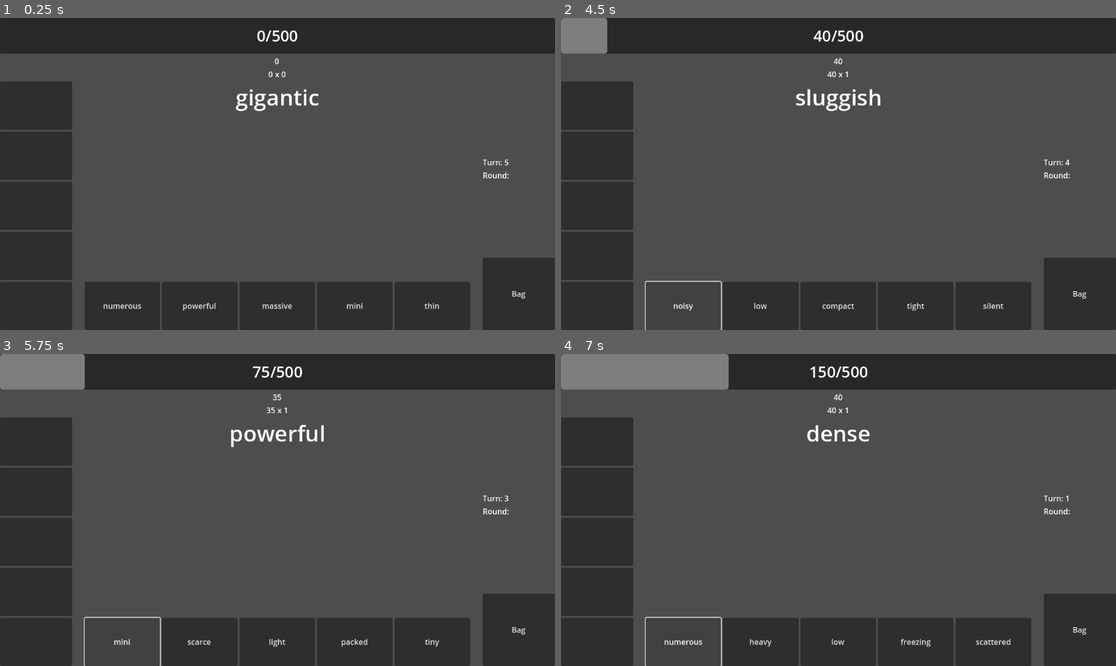
Above: before the commit, frames 1-4 (two rows, left to right).
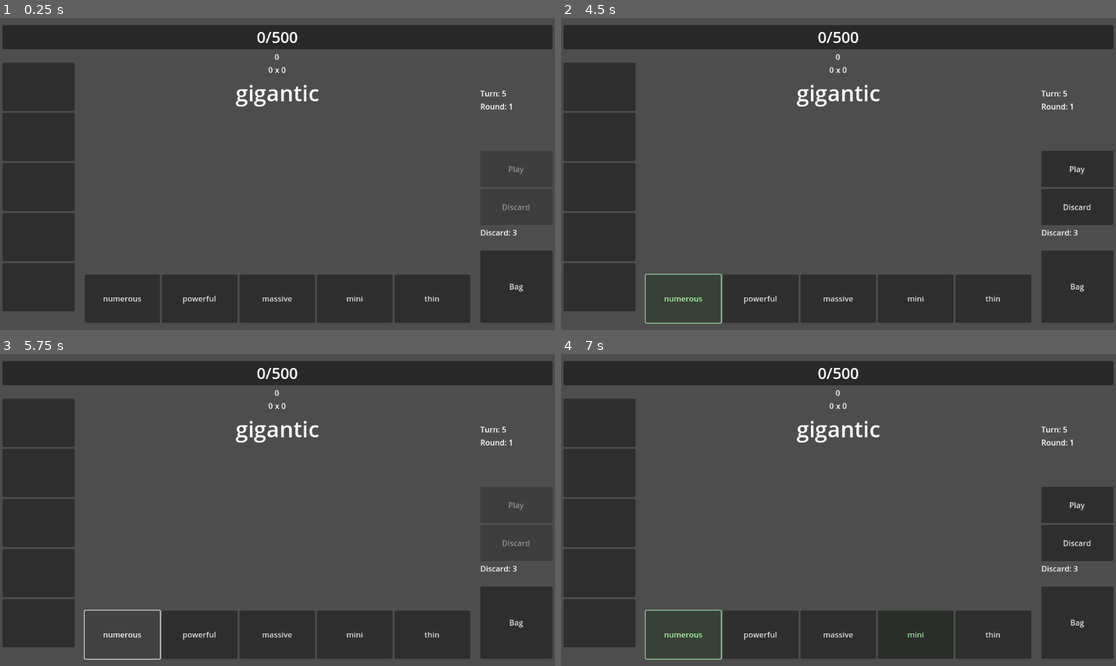
Above: after the commit, the same moments.

Repository: BMinh166/english-game-learning
Game: Godot game, scene res://scenes/Main.tscn
Same seed, same stepped clock (60 frames per second), same inputs: the game is played once before the commit and once after it.
Inputs (mouse positions are in pixels of both pictures, inside the frame that each line leads up to):
- Up to frame 1 (0.25 s): no input
- Up to frame 2 (4.5 s): click (599, 105) at 0.52 s; click (599, 155) at 1.27 s; click (599, 205) at 2.02 s; click (599, 255) at 2.77 s; click (599, 305) at 3.52 s; click "numerous" at 4.25 s
- Up to frame 3 (5.75 s): click (122, 641) at 5 s, where only the run before the commit has a clickable "noisy"
- Up to frame 4 (7 s): click "mini" at 5.75 s; click (683, 641) at 6.5 s, where only the run before the commit has a clickable "packed"

The runs differ from the first frame. In frame 1, 11% of the frame differs, in the area x 0-100%, y 0-100%; in frame 2, 15%; in frame 3, 12%; in frame 4, 16%.

Commit message:
finish core gameloop

Diff:
--- a/scenes/BagPopup.tscn
+++ b/scenes/BagPopup.tscn
@@ -39,12 +39,25 @@
 theme_override_constants/margin_right = 10
 theme_override_constants/margin_bottom = 10
 
-[node name="ScrollContainer" type="ScrollContainer" parent="MarginContainer/Panel/MarginContainer"]
+[node name="VBoxContainer" type="VBoxContainer" parent="MarginContainer/Panel/MarginContainer"]
 layout_mode = 2
+
+[node name="CloseButton" type="Button" parent="MarginContainer/Panel/MarginContainer/VBoxContainer"]
+custom_minimum_size = Vector2(75, 50)
+layout_mode = 2
+size_flags_horizontal = 0
+text = "Back
+"
+
+[node name="ScrollContainer" type="ScrollContainer" parent="MarginContainer/Panel/MarginContainer/VBoxContainer"]
+layout_mode = 2
+size_flags_vertical = 3
 horizontal_scroll_mode = 0
 
-[node name="BagContainer" type="GridContainer" parent="MarginContainer/Panel/MarginContainer/ScrollContainer"]
+[node name="BagContainer" type="GridContainer" parent="MarginContainer/Panel/MarginContainer/VBoxContainer/ScrollContainer"]
 layout_mode = 2
 size_flags_horizontal = 3
 size_flags_vertical = 3
 columns = 4
+
+[connection signal="pressed" from="MarginContainer/Panel/MarginContainer/VBoxContainer/CloseButton" to="." method="_on_close_button_pressed"]
--- a/scenes/Main.tscn
+++ b/scenes/Main.tscn
@@ -19,19 +19,26 @@
 grow_horizontal = 2
 grow_vertical = 2
 
-[node name="Main" type="VBoxContainer" parent="Control"]
+[node name="MarginContainer" type="MarginContainer" parent="Control"]
 layout_mode = 1
 anchors_preset = 15
 anchor_right = 1.0
 anchor_bottom = 1.0
 grow_horizontal = 2
 grow_vertical = 2
-
-[node name="Panel" type="Panel" parent="Control/Main"]
-layout_mode = 2
-size_flags_vertical = 3
-
-[node name="ProgressBar" type="ProgressBar" parent="Control/Main/Panel"]
+theme_override_constants/margin_left = 5
+theme_override_constants/margin_top = 15
+theme_override_constants/margin_right = 5
+theme_override_constants/margin_bottom = 15
+
+[node name="Main" type="VBoxContainer" parent="Control/MarginContainer"]
+layout_mode = 2
+
+[node name="Panel" type="Panel" parent="Control/MarginContainer/Main"]
+custom_minimum_size = Vector2(0, 50)
+layout_mode = 2
+
+[node name="ProgressBar" type="ProgressBar" parent="Control/MarginContainer/Main/Panel"]
 custom_minimum_size = Vector2(0, 40)
 layout_mode = 1
 anchors_preset = 15
@@ -42,7 +49,7 @@
 value = 50.0
 show_percentage = false
 
-[node name="ProgressScore" type="Label" parent="Control/Main/Panel"]
+[node name="ProgressScore" type="Label" parent="Control/MarginContainer/Main/Panel"]
 layout_mode = 1
 anchors_preset = 15
 anchor_right = 1.0
@@ -54,126 +61,146 @@
 horizontal_alignment = 1
 vertical_alignment = 1
 
-[node name="ScoreBar" type="CenterContainer" parent="Control/Main"]
-layout_mode = 2
-
-[node name="ScoreContainer" type="VBoxContainer" parent="Control/Main/ScoreBar"]
-layout_mode = 2
-
-[node name="Score" type="Label" parent="Control/Main/ScoreBar/ScoreContainer"]
+[node name="Body" type="HBoxContainer" parent="Control/MarginContainer/Main"]
+layout_mode = 2
+size_flags_vertical = 3
+
+[node name="LeftItemBar" type="VBoxContainer" parent="Control/MarginContainer/Main/Body"]
+custom_minimum_size = Vector2(150, 0)
+layout_mode = 2
+size_flags_vertical = 4
+
+[node name="Button" type="Button" parent="Control/MarginContainer/Main/Body/LeftItemBar"]
+custom_minimum_size = Vector2(0, 100)
+layout_mode = 2
+
+[node name="Button2" type="Button" parent="Control/MarginContainer/Main/Body/LeftItemBar"]
+custom_minimum_size = Vector2(0, 100)
+layout_mode = 2
+
+[node name="Button3" type="Button" parent="Control/MarginContainer/Main/Body/LeftItemBar"]
+custom_minimum_size = Vector2(0, 100)
+layout_mode = 2
+
+[node name="Button4" type="Button" parent="Control/MarginContainer/Main/Body/LeftItemBar"]
+custom_minimum_size = Vector2(0, 100)
+layout_mode = 2
+
+[node name="Button5" type="Button" parent="Control/MarginContainer/Main/Body/LeftItemBar"]
+custom_minimum_size = Vector2(0, 100)
+layout_mode = 2
+
+[node name="CenterArea" type="VBoxContainer" parent="Control/MarginContainer/Main/Body"]
+layout_mode = 2
+size_flags_horizontal = 3
+
+[node name="ScoreBar" type="CenterContainer" parent="Control/MarginContainer/Main/Body/CenterArea"]
+layout_mode = 2
+
+[node name="ScoreContainer" type="VBoxContainer" parent="Control/MarginContainer/Main/Body/CenterArea/ScoreBar"]
+layout_mode = 2
+
+[node name="Score" type="Label" parent="Control/MarginContainer/Main/Body/CenterArea/ScoreBar/ScoreContainer"]
 layout_mode = 2
 text = "600"
 horizontal_alignment = 1
 vertical_alignment = 1
 
-[node name="PointandMult" type="HBoxContainer" parent="Control/Main/ScoreBar/ScoreContainer"]
+[node name="PointandMult" type="HBoxContainer" parent="Control/MarginContainer/Main/Body/CenterArea/ScoreBar/ScoreContainer"]
 layout_mode = 2
 alignment = 1
 
-[node name="Point" type="Label" parent="Control/Main/ScoreBar/ScoreContainer/PointandMult"]
+[node name="Point" type="Label" parent="Control/MarginContainer/Main/Body/CenterArea/ScoreBar/ScoreContainer/PointandMult"]
 layout_mode = 2
 text = "120"
 
-[node name="X" type="Label" parent="Control/Main/ScoreBar/ScoreContainer/PointandMult"]
+[node name="X" type="Label" parent="Control/MarginContainer/Main/Body/CenterArea/ScoreBar/ScoreContainer/PointandMult"]
 layout_mode = 2
 text = "x"
 
-[node name="Mult" type="Label" parent="Control/Main/ScoreBar/ScoreContainer/PointandMult"]
+[node name="Mult" type="Label" parent="Control/MarginContainer/Main/Body/CenterArea/ScoreBar/ScoreContainer/PointandMult"]
 layout_mode = 2
 text = "5"
 
-[node name="Body" type="HBoxContainer" parent="Control/Main"]
-layout_mode = 2
-size_flags_vertical = 3
-
-[node name="LeftItemBar" type="VBoxContainer" parent="Control/Main/Body"]
-custom_minimum_size = Vector2(150, 0)
-layout_mode = 2
-size_flags_vertical = 4
-
-[node name="Button" type="Button" parent="Control/Main/Body/LeftItemBar"]
-custom_minimum_size = Vector2(0, 100)
-layout_mode = 2
-
-[node name="Button2" type="Button" parent="Control/Main/Body/LeftItemBar"]
-custom_minimum_size = Vector2(0, 100)
-layout_mode = 2
-
-[node name="Button3" type="Button" parent="Control/Main/Body/LeftItemBar"]
-custom_minimum_size = Vector2(0, 100)
-layout_mode = 2
-
-[node name="Button4" type="Button" parent="Control/Main/Body/LeftItemBar"]
-custom_minimum_size = Vector2(0, 100)
-layout_mode = 2
-
-[node name="Button5" type="Button" parent="Control/Main/Body/LeftItemBar"]
-custom_minimum_size = Vector2(0, 100)
-layout_mode = 2
-
-[node name="CenterArea" type="VBoxContainer" parent="Control/Main/Body"]
-layout_mode = 2
-size_flags_horizontal = 3
-
-[node name="CenterContainer" type="CenterContainer" parent="Control/Main/Body/CenterArea"]
-layout_mode = 2
-
-[node name="WordLabel" type="Label" parent="Control/Main/Body/CenterArea/CenterContainer"]
+[node name="CenterContainer" type="CenterContainer" parent="Control/MarginContainer/Main/Body/CenterArea"]
+layout_mode = 2
+
+[node name="WordLabel" type="Label" parent="Control/MarginContainer/Main/Body/CenterArea/CenterContainer"]
 custom_minimum_size = Vector2(0, 80)
 layout_mode = 2
 text = "Word"
 label_settings = SubResource("LabelSettings_elqb8")
 
-[node name="HandContainer" type="HBoxContainer" parent="Control/Main/Body/CenterArea"]
+[node name="HandContainer" type="HBoxContainer" parent="Control/MarginContainer/Main/Body/CenterArea"]
 custom_minimum_size = Vector2(800, 0)
 layout_mode = 2
 size_flags_horizontal = 4
 size_flags_vertical = 10
 
-[node name="Button" type="Button" parent="Control/Main/Body/CenterArea/HandContainer"]
-custom_minimum_size = Vector2(0, 100)
-layout_mode = 2
-size_flags_horizontal = 3
-
-[node name="Button2" type="Button" parent="Control/Main/Body/CenterArea/HandContainer"]
-layout_mode = 2
-size_flags_horizontal = 3
-
-[node name="Button3" type="Button" parent="Control/Main/Body/CenterArea/HandContainer"]
-layout_mode = 2
-size_flags_horizontal = 3
-
-[node name="Button4" type="Button" parent="Control/Main/Body/CenterArea/HandContainer"]
-layout_mode = 2
-size_flags_horizontal = 3
-
-[node name="Button5" type="Button" parent="Control/Main/Body/CenterArea/HandContainer"]
-layout_mode = 2
-size_flags_horizontal = 3
-
-[node name="VBoxContainer" type="VBoxContainer" parent="Control/Main/Body"]
+[node name="Button" type="Button" parent="Control/MarginContainer/Main/Body/CenterArea/HandContainer"]
+custom_minimum_size = Vector2(0, 100)
+layout_mode = 2
+size_flags_horizontal = 3
+
+[node name="Button2" type="Button" parent="Control/MarginContainer/Main/Body/CenterArea/HandContainer"]
+layout_mode = 2
+size_flags_horizontal = 3
+
+[node name="Button3" type="Button" parent="Control/MarginContainer/Main/Body/CenterArea/HandContainer"]
+layout_mode = 2
+size_flags_horizontal = 3
+
+[node name="Button4" type="Button" parent="Control/MarginContainer/Main/Body/CenterArea/HandContainer"]
+layout_mode = 2
+size_flags_horizontal = 3
+
+[node name="Button5" type="Button" parent="Control/MarginContainer/Main/Body/CenterArea/HandContainer"]
+layout_mode = 2
+size_flags_horizontal = 3
+
+[node name="RightContainer" type="VBoxContainer" parent="Control/MarginContainer/Main/Body"]
 custom_minimum_size = Vector2(150, 0)
 layout_mode = 2
 
-[node name="VBoxContainer" type="VBoxContainer" parent="Control/Main/Body/VBoxContainer"]
+[node name="RoundContainer" type="VBoxContainer" parent="Control/MarginContainer/Main/Body/RightContainer"]
 layout_mode = 2
 size_flags_vertical = 6
 
-[node name="TurnLabel" type="Label" parent="Control/Main/Body/VBoxContainer/VBoxContainer"]
+[node name="TurnLabel" type="Label" parent="Control/MarginContainer/Main/Body/RightContainer/RoundContainer"]
 layout_mode = 2
 size_flags_vertical = 6
 text = "Turn:"
 vertical_alignment = 1
 
-[node name="RoundLabel" type="Label" parent="Control/Main/Body/VBoxContainer/VBoxContainer"]
+[node name="RoundLabel" type="Label" parent="Control/MarginContainer/Main/Body/RightContainer/RoundContainer"]
 layout_mode = 2
 size_flags_vertical = 6
 text = "Round:"
 vertical_alignment = 1
 
-[node name="BagButton" type="Button" parent="Control/Main/Body/VBoxContainer"]
+[node name="PlayButtonContainer" type="VBoxContainer" parent="Control/MarginContainer/Main/Body/RightContainer"]
+layout_mode = 2
+size_flags_vertical = 3
+
+[node name="PlayButton" type="Button" parent="Control/MarginContainer/Main/Body/RightContainer/PlayButtonContainer"]
+custom_minimum_size = Vector2(0, 75)
+layout_mode = 2
+text = "Play"
+
+[node name="DiscardButton" type="Button" parent="Control/MarginContainer/Main/Body/RightContainer/PlayButtonContainer"]
+custom_minimum_size = Vector2(0, 75)
+layout_mode = 2
+text = "Discard"
+
+[node name="DiscardLeft" type="Label" parent="Control/MarginContainer/Main/Body/RightContainer/PlayButtonContainer"]
+layout_mode = 2
+text = "Discard left: 3"
+
+[node name="BagButton" type="Button" parent="Control/MarginContainer/Main/Body/RightContainer"]
 custom_minimum_size = Vector2(0, 150)
 layout_mode = 2
 text = "Bag"
 
-[connection signal="pressed" from="Control/Main/Body/VBoxContainer/BagButton" to="." method="_on_bag_button_pressed"]
+[connection signal="pressed" from="Control/MarginContainer/Main/Body/RightContainer/PlayButtonContainer/PlayButton" to="." method="_on_play_button_pressed"]
+[connection signal="pressed" from="Control/MarginContainer/Main/Body/RightContainer/PlayButtonContainer/DiscardButton" to="." method="_on_discard_button_pressed"]
+[connection signal="pressed" from="Control/MarginContainer/Main/Body/RightContainer/BagButton" to="." method="_on_bag_button_pressed"]
--- a/scripts/BagPopup.gd
+++ b/scripts/BagPopup.gd
@@ -1,6 +1,6 @@
 extends Control
 
-@onready var grid = $MarginContainer/Panel/MarginContainer/ScrollContainer/BagContainer
+@onready var grid = $MarginContainer/Panel/MarginContainer/VBoxContainer/ScrollContainer/BagContainer
 
 var card_scene = preload("res://scenes/Card.tscn")
 
@@ -14,3 +14,7 @@
 		var card = card_scene.instantiate()
 		grid.add_child(card)
 		card.setup(card_data)
+
+
+func _on_close_button_pressed() -> void:
+	queue_free()
--- a/scripts/Game.gd
+++ b/scripts/Game.gd
@@ -1,30 +1,39 @@
 extends Node
 
-@onready var word_label = $Control/Main/Body/CenterArea/CenterContainer/WordLabel
-@onready var score_label = $Control/Main/ScoreBar/ScoreContainer/Score
-@onready var turn_label = $Control/Main/Body/VBoxContainer/VBoxContainer/TurnLabel
-@onready var hand_buttons = $Control/Main/Body/CenterArea/HandContainer.get_children()
-@onready var progress_bar = $Control/Main/Panel/ProgressBar
-@onready var progress_score_label = $Control/Main/Panel/ProgressScore
-@onready var bag_button = $Control/Main/Body/VBoxContainer/BagButton
-@onready var point_label = $Control/Main/ScoreBar/ScoreContainer/PointandMult/Point
-@onready var mult_label = $Control/Main/ScoreBar/ScoreContainer/PointandMult/Mult
+@onready var word_label = $Control/MarginContainer/Main/Body/CenterArea/CenterContainer/WordLabel
+@onready var score_label = $Control/MarginContainer/Main/Body/CenterArea/ScoreBar/ScoreContainer/Score
+@onready var turn_label = $Control/MarginContainer/Main/Body/RightContainer/RoundContainer/TurnLabel
+@onready var round_label = $Control/MarginContainer/Main/Body/RightContainer/RoundContainer/RoundLabel
+@onready var discardleft_label = $Control/MarginContainer/Main/Body/RightContainer/PlayButtonContainer/DiscardLeft
+@onready var hand_buttons = $Control/MarginContainer/Main/Body/CenterArea/HandContainer.get_children()
+@onready var progress_bar = $Control/MarginContainer/Main/Panel/ProgressBar
+@onready var progress_score_label = $Control/MarginContainer/Main/Panel/ProgressScore
+@onready var bag_button = $Control/MarginContainer/Main/Body/RightContainer/BagButton
+@onready var point_label = $Control/MarginContainer/Main/Body/CenterArea/ScoreBar/ScoreContainer/PointandMult/Point
+@onready var mult_label = $Control/MarginContainer/Main/Body/CenterArea/ScoreBar/ScoreContainer/PointandMult/Mult
+@onready var play_button = $Control/MarginContainer/Main/Body/RightContainer/PlayButtonContainer/PlayButton
+@onready var discard_button = $Control/MarginContainer/Main/Body/RightContainer/PlayButtonContainer/DiscardButton
 
 var word_db
 var relation
 var score_system
 var bag_popup_scene = preload("res://scenes//BagPopup.tscn")
 
+var max_discard = 3
+var discard_left = 3
 var result_score = 0
+var round = 1
 var point = 0
 var mult = 0
 var target_score = 500
-var progressbar_ratio = 0
 var current_word
 var hand = []
 var bag = []
 var score = 0
 var turn = 5
+var selected_indices = []
+
+var bag_popup = null
 
 func _ready():
 	word_db = WordDB
@@ -36,6 +45,7 @@
 
 func start_game():
 	current_word = word_db.get_random_word_exclude(current_word)
+	discard_left = max_discard
 	draw_hand()
 
 	print("Game start")
@@ -83,7 +93,6 @@
 	point = result.point
 
 	score += result_score
-	progressbar_ratio = int(score * 100 /target_score)
 	turn -= 1
 
 	# 🔥 đổi word sau khi log
@@ -112,24 +121,35 @@
 	score_label.text = str(result_score)
 	turn_label.text = "Turn: " + str(turn)
 	progress_score_label.text = str(score) + "/" + str(target_score)
-	progress_bar.value = progressbar_ratio
+	progress_bar.value = float(score) / target_score * 100
 
 	for i in range(hand_buttons.size()):
 		if i < hand.size():
 			var w = hand[i]
 			hand_buttons[i].text = w.text
 
+			# reset style (tránh bị giữ highlight cũ)
+			hand_buttons[i].modulate = Color.WHITE
+
+			if i in selected_indices:
+				hand_buttons[i].modulate = Color(0.7, 1, 0.7) # xanh nhẹ
+
 			# clear signal cũ
 			for c in hand_buttons[i].pressed.get_connections():
 				hand_buttons[i].pressed.disconnect(c.callable)
 
-			# gắn click mới
+			# click = select/deselect
 			hand_buttons[i].pressed.connect(func():
-				play_word(w)
-				update_ui()
+				toggle_select(i)
 			)
 		else:
 			hand_buttons[i].text = ""
+
+	play_button.disabled = selected_indices.is_empty()
+	discard_button.disabled = selected_indices.is_empty() or discard_left <= 0
+	discardleft_label.text = "Discard: " + str(discard_left)
+	round_label.text = "Round: " + str(round)
+
 func end_game():
 	print("Game Over - Final Score:", score)
 
@@ -138,7 +158,6 @@
 	turn = 5
 	mult = 0
 	point = 0
-	progressbar_ratio = 0
 	result_score = 0
 	current_word = null
 	hand.clear()
@@ -149,8 +168,98 @@
 	update_ui()
 
 
+var max_select = 5
+
+func toggle_select(index):
+	if index in selected_indices:
+		selected_indices.erase(index)
+	else:
+		if selected_indices.size() < max_select:
+			selected_indices.append(index)
+
+	update_ui()
 
 func _on_bag_button_pressed() -> void:
-	var popup = bag_popup_scene.instantiate()
-	add_child(popup)
-	popup.setup(bag)
+	if bag_popup == null or !is_instance_valid(bag_popup):
+		bag_popup = bag_popup_scene.instantiate()
+		add_child(bag_popup)
+		bag_popup.setup(bag)
+	else:
+		bag_popup.queue_free()
+		bag_popup = null
+
+
+func _on_play_button_pressed():
+	if selected_indices.is_empty():
+		return
+
+	var total_score = 0
+	var total_point = 0
+	var total_mult = 0
+
+	for i in selected_indices:
+		var word = hand[i]
+
+		var relations = relation.check_relation(current_word, word)
+		var result = score_system.calculate(relations, word.level)
+
+		total_score += result.score
+		total_point += result.point
+		total_mult += result.mult
+
+	# apply tổng
+	result_score = total_score
+	point = total_point
+	mult = total_mult
+
+	score += total_score
+	turn -= 1
+	discard_left = max_discard
+
+	# ✅ check round TRƯỚC
+	if score >= target_score:
+		round += 1
+		score -= target_score
+		target_score = int(target_score * 1.5)
+
+		turn = 5
+		discard_left = max_discard
+
+		print("=== NEXT ROUND ===")
+
+	# ✅ check game over
+	elif turn <= 0:
+		end_game()
+		return
+
+	# update state sau cùng
+	current_word = WordDB.get_random_word_exclude(current_word)
+	draw_hand()
+	selected_indices.clear()
+	update_ui()
+
+
+
+func _on_discard_button_pressed():
+	if selected_indices.is_empty():
+		return
+
+	if discard_left <= 0:
+		return
+
+	discard_left -= 1
+
+	selected_indices.sort()
+	selected_indices.reverse()
+
+	for i in selected_indices:
+		hand.remove_at(i)
+
+	# rút random từ bag
+	while hand.size() < 5 and bag.size() > 0:
+		var rand_index = randi() % bag.size()
+		hand.append(bag[rand_index])
+		bag.remove_at(rand_index)
+
+	selected_indices.clear()
+	update_ui()
